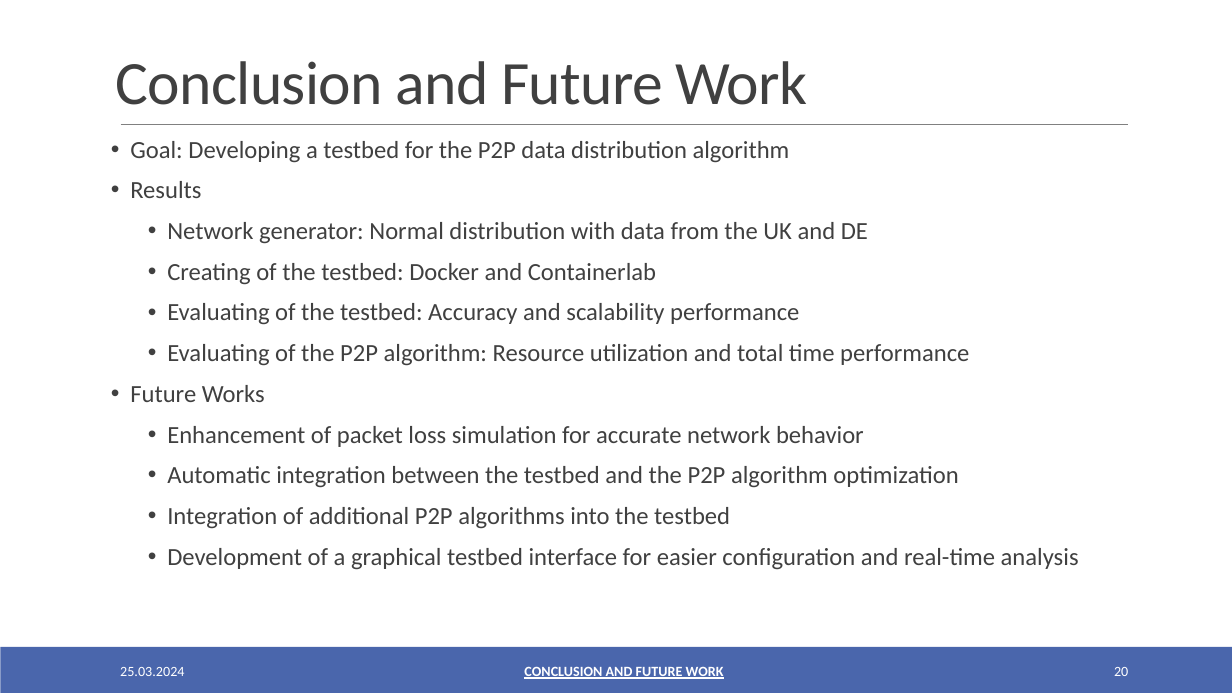
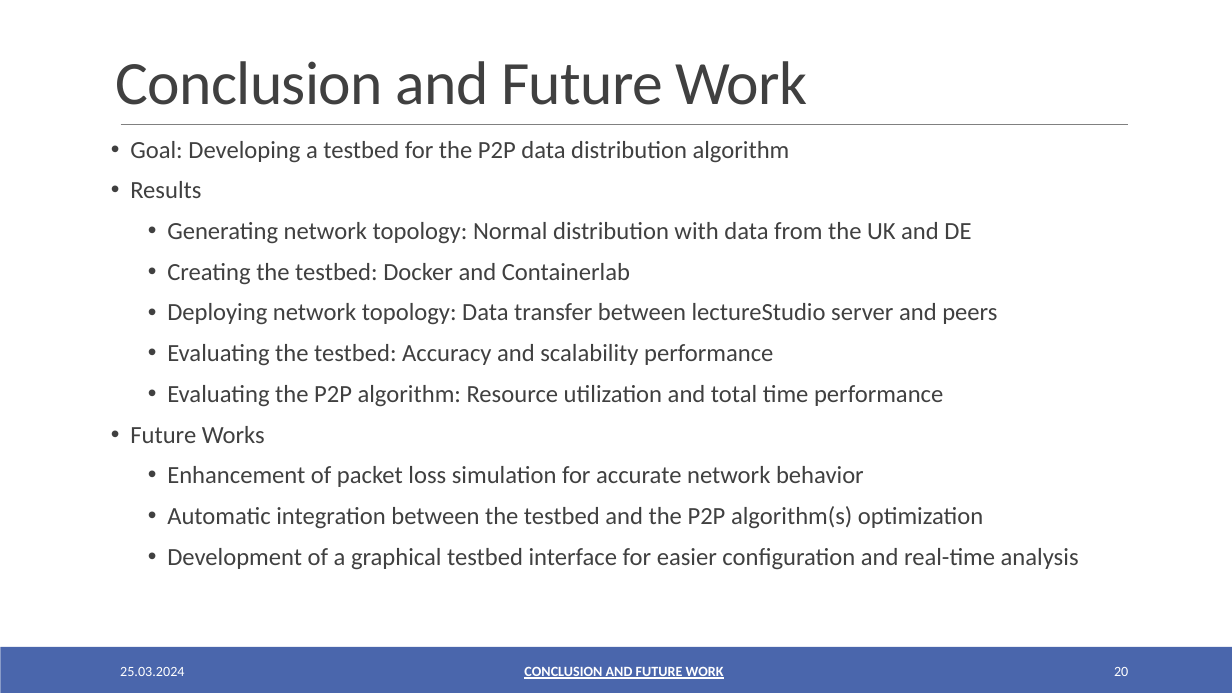
Before and after one commit to oezcankaraca/abschlussvortrag, a slide deck: slide 20 of Abschlussvortrag.pptx. Drawn at 1232x693 pixels with LibreOffice and Linux fonts; fonts in the diff are those of the drawing. Boxes give left, top, right and bottom in pixels: in the first picture for what was removed or moved away, otherwise in the second. Text is boxed around its words. In the diff, an @@ line names an element or a change of style, - is before the commit and + after.

```diff
--- a/Abschlussvortrag.pptx
+++ b/Abschlussvortrag.pptx
@@ text at bbox=[167, 222, 997, 407]: text changed @@
-  • Network generator: Normal distribution with data from the UK and DE
-  • Creating of the testbed: Docker and Containerlab
-  • Evaluating of the testbed: Accuracy and scalability performance
-  • Evaluating of the P2P algorithm: Resource utilization and total time performance
+  • Generating network topology: Normal distribution with data from the UK and DE
+  • Creating the testbed: Docker and Containerlab
+  • Deploying network topology: Data transfer between lectureStudio server and peers
+  • Evaluating the testbed: Accuracy and scalability performance
+  • Evaluating the P2P algorithm: Resource utilization and total time performance
@@ text at bbox=[167, 506, 983, 529]: text changed @@
-  • Automatic integration between the testbed and the P2P algorithm optimization
-  • Integration of additional P2P algorithms into the testbed
+  • Automatic integration between the testbed and the P2P algorithm(s) optimization
```
Also in this commit, not shown: 3 other slides changed, 2 other files.
